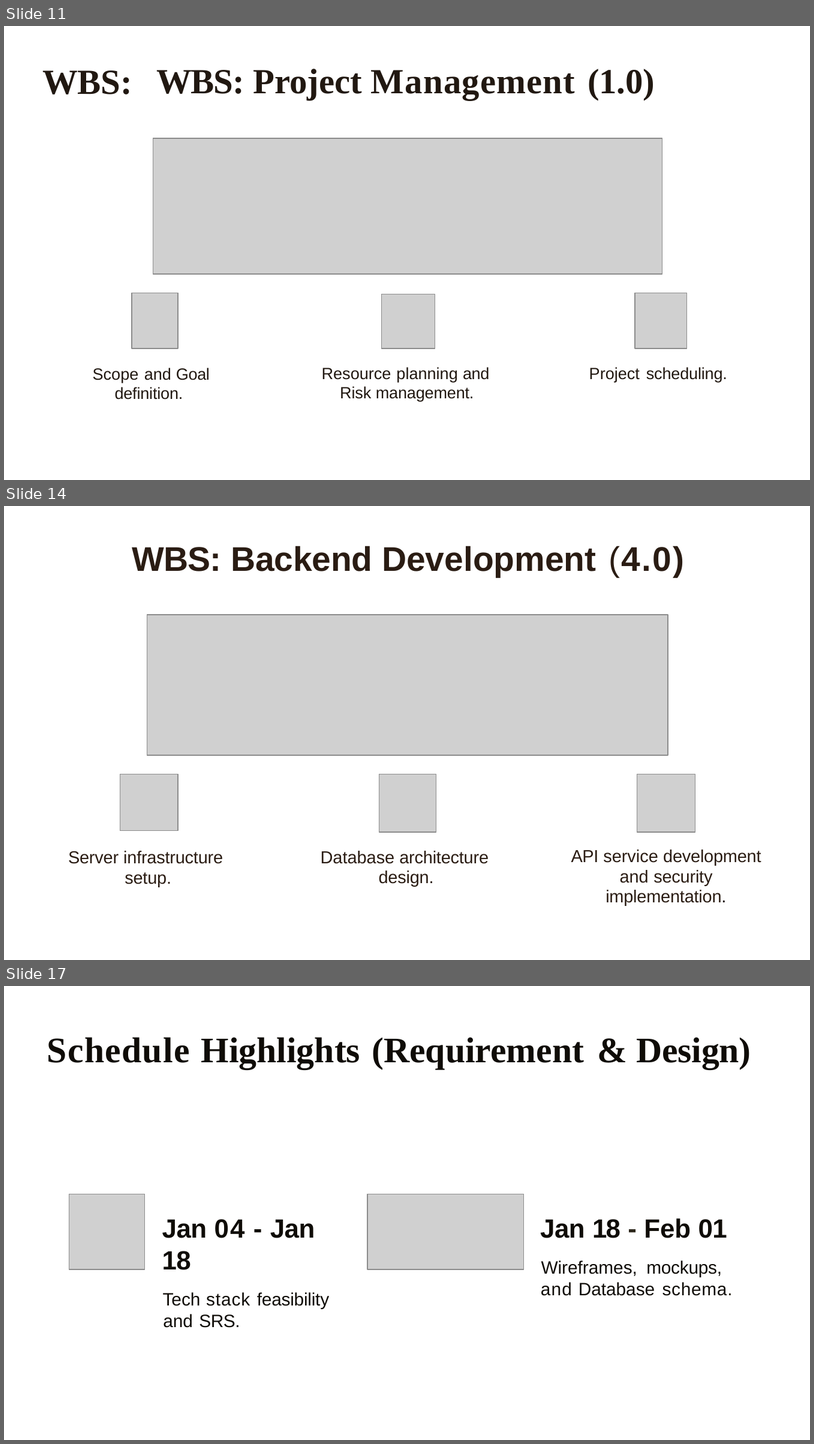
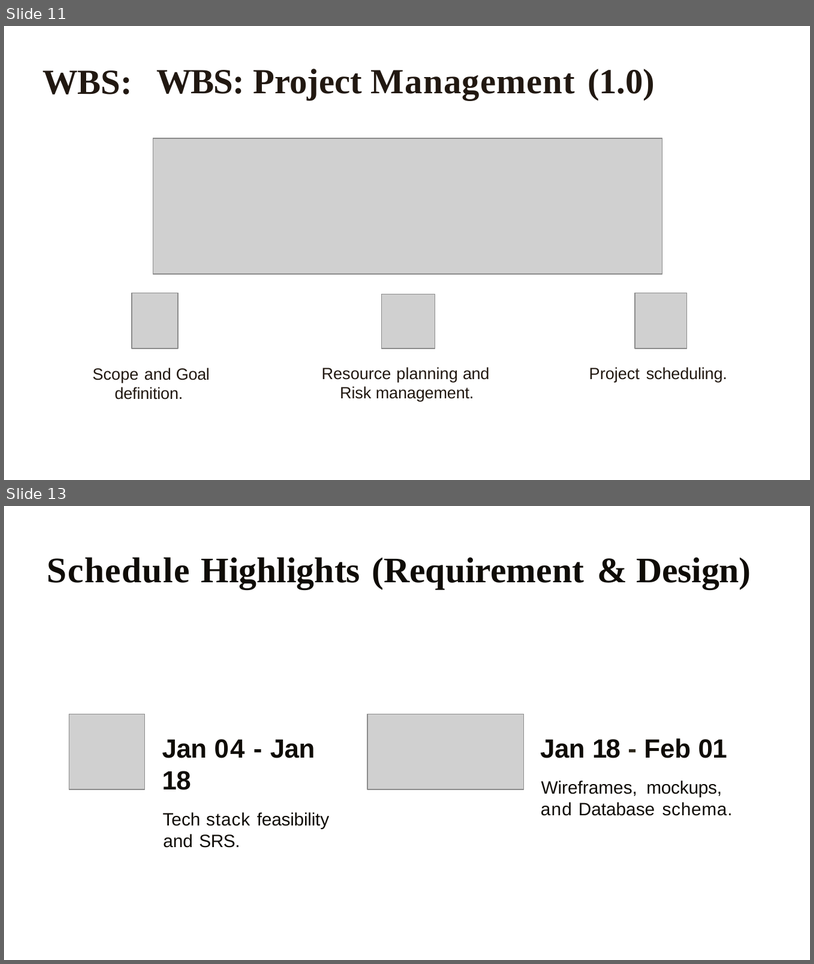
Before and after one commit to BSNP-17/Project, a slide deck: Documentation/TravelEase PPT.pptx. Shown one above the other, each under a label of ours: slides 11, 14 and 17 before the commit, slides 11 and 13 after it; the slides between them are not shown. The pictures are 814x1444 and 814x964 pixels, drawn with LibreOffice and Linux fonts; fonts in the diff are those of the drawing; grey boxes stand for pictures. Boxes give left, top, right and bottom in pixels: in the first picture for what was removed or moved away, otherwise in the second. Text is boxed around its words. In the diff, an @@ line names an element or a change of style, - is before the commit and + after.

```diff
--- a/Documentation/TravelEase PPT.pptx
+++ b/Documentation/TravelEase PPT.pptx
@@ slide 14 removed at (4,506,810,960), background #FFFFFF @@
@@ title removed at (132,546,684,577) @@
-WBS: Backend Development (4.0)
@@ picture removed at (147,615,668,755) @@
@@ picture removed at (120,774,178,830) @@
@@ picture removed at (379,774,435,832) @@
@@ picture removed at (638,774,696,832) @@
@@ text removed at (68,850,223,886) @@
-Server infrastructure setup.
@@ text removed at (321,850,489,886) @@
-Database architecture design.
@@ text removed at (572,849,761,905) @@
-API service development and security implementation.
@@ what was slide 17 is now slide 13 @@
```
Also in this commit, not shown: 5 slides changed, 11 other slides removed, 9 other files.
